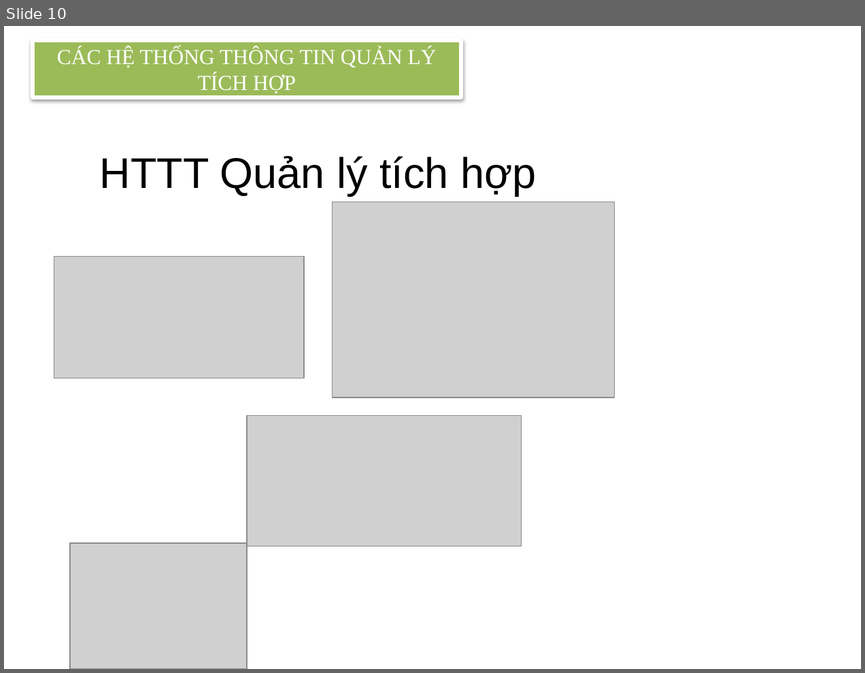
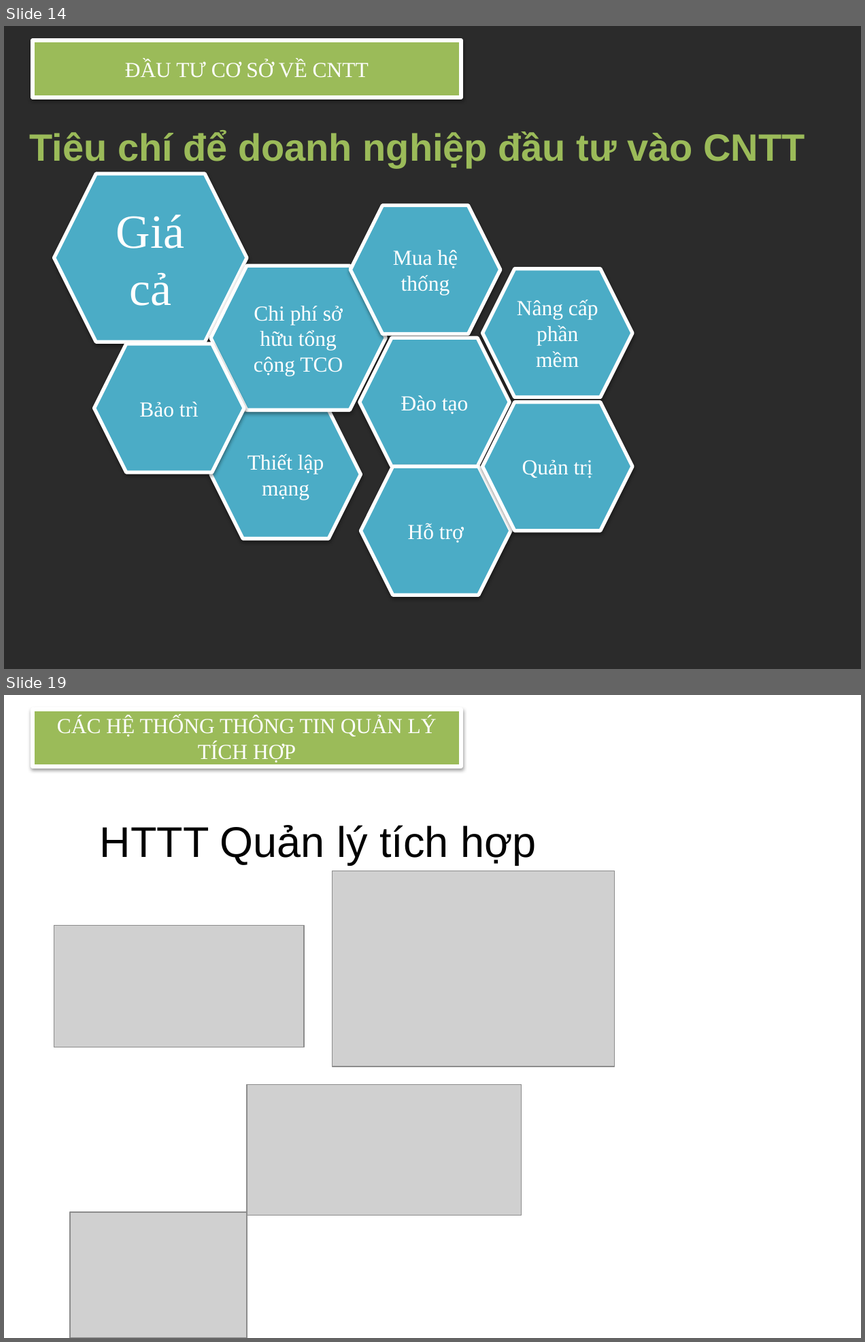
Before and after one commit to ngcdai/phattrienungdungweb, a slide deck: fullkoche.pptx. Shown one above the other, each under a label of ours: slide 10 before the commit, slides 14 and 19 after it; the slides between them are not shown. The pictures are 865x673 and 865x1342 pixels, drawn with LibreOffice and Linux fonts; fonts in the diff are those of the drawing; grey boxes stand for pictures; background and template pictures are left out; a plain dark background stands for a picture behind light text. Boxes give left, top, right and bottom in pixels: in the first picture for what was removed or moved away, otherwise in the second. Text is boxed around its words. In the diff, an @@ line names an element or a change of style, - is before the commit and + after.

```diff
--- a/fullkoche.pptx
+++ b/fullkoche.pptx
@@ slide 14 added at (4, 26, 861, 669), background picture (left out) @@
@@ rectangle added at (33, 40, 461, 98), fill #9BBB59, outline #FFFFFF 3 pt, 18 pt, text #FFFFFF @@
+ĐẦU TƯ CƠ SỞ VỀ CNTT
@@ text added at (29, 131, 804, 168), 32 pt, text #9BBB59, bold @@
+Tiêu chí để doanh nghiệp đầu tư vào CNTT
@@ hexagon added at (54, 174, 247, 342), fill #4BACC6, outline #FFFFFF 3 pt, 40 pt, text #FFFFFF @@
+Giá cả
@@ hexagon added at (350, 205, 500, 333), fill #4BACC6, outline #FFFFFF 3 pt, 18 pt, text #FFFFFF @@
+Mua hệ thống
@@ hexagon added at (211, 266, 385, 410), fill #4BACC6, outline #FFFFFF 3 pt, 18 pt, text #FFFFFF @@
+Chi phí sở hữu tổng cộng TCO
@@ hexagon added at (482, 269, 632, 397), fill #4BACC6, outline #FFFFFF 3 pt, 18 pt, text #FFFFFF @@
+Nâng cấp phần mềm
@@ hexagon added at (94, 344, 244, 472), fill #4BACC6, outline #FFFFFF 3 pt, 18 pt, text #FFFFFF @@
+Bảo trì
@@ hexagon added at (360, 338, 509, 467), fill #4BACC6, outline #FFFFFF 3 pt, 18 pt, text #FFFFFF @@
+Đào tạo
@@ hexagon added at (211, 410, 360, 538), fill #4BACC6, outline #FFFFFF 3 pt, 18 pt, text #FFFFFF @@
+Thiết lập mạng
@@ hexagon added at (482, 402, 632, 531), fill #4BACC6, outline #FFFFFF 3 pt, 18 pt, text #FFFFFF @@
+Quản trị
@@ hexagon added at (360, 467, 511, 595), fill #4BACC6, outline #FFFFFF 3 pt, 18 pt, text #FFFFFF @@
+Hỗ trợ
@@ what was slide 10 is now slide 19 @@
```
Also in this commit, not shown: 5 slides changed, 8 other slides added.
